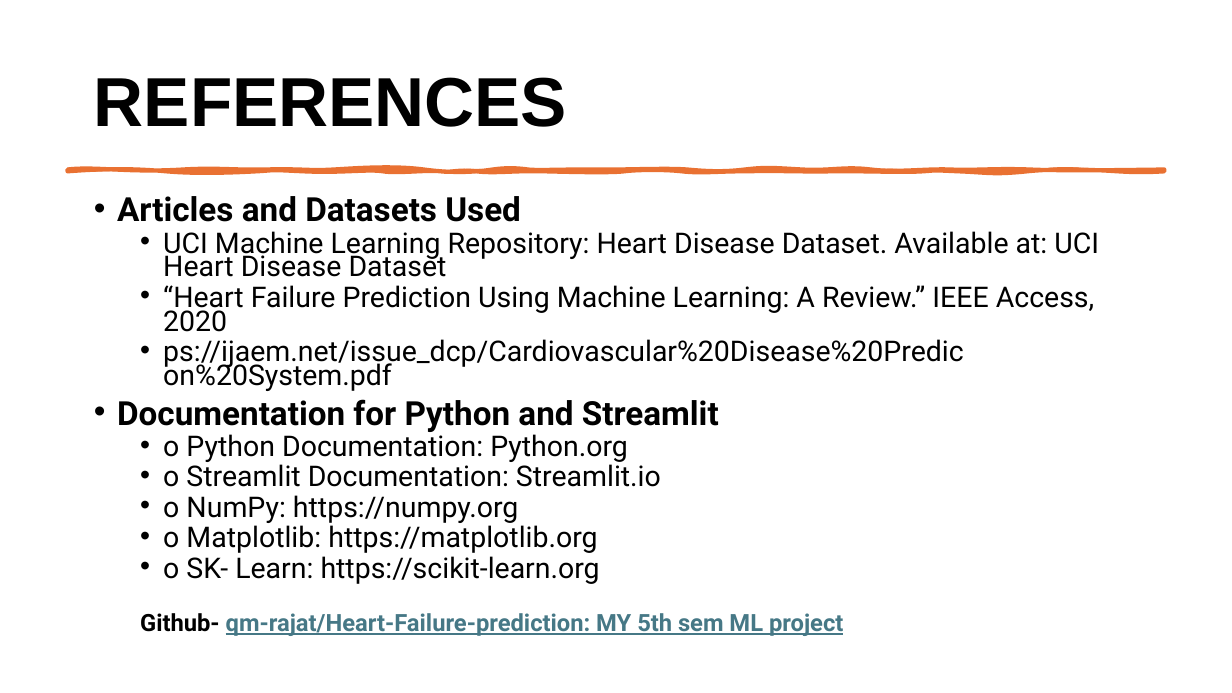
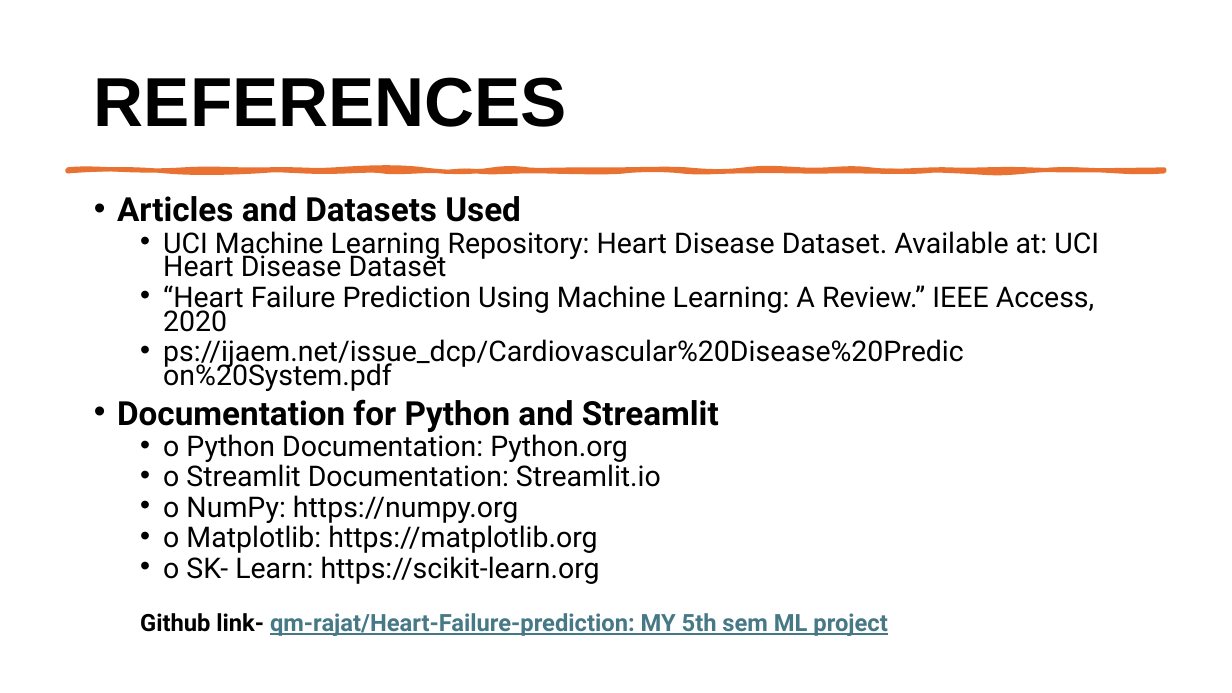
Before and after one commit to qm-rajat/Heart-Failure-prediction, a slide deck: slide 12 of Project_template_AICTE.pptx. Drawn at 1232x693 pixels with LibreOffice and Linux fonts; fonts in the diff are those of the drawing. Boxes give left, top, right and bottom in pixels: in the first picture for what was removed or moved away, otherwise in the second. Text is boxed around its words. In the diff, an @@ line names an element or a change of style, - is before the commit and + after.

```diff
--- a/Project_template_AICTE.pptx
+++ b/Project_template_AICTE.pptx
@@ text at (x1=140, y1=613, x2=887, y2=636): text changed @@
-  Github- qm-rajat/Heart-Failure-prediction: MY 5th sem ML project
+  Github link- qm-rajat/Heart-Failure-prediction: MY 5th sem ML project
```
Also in this commit, not shown: 1 other file.
